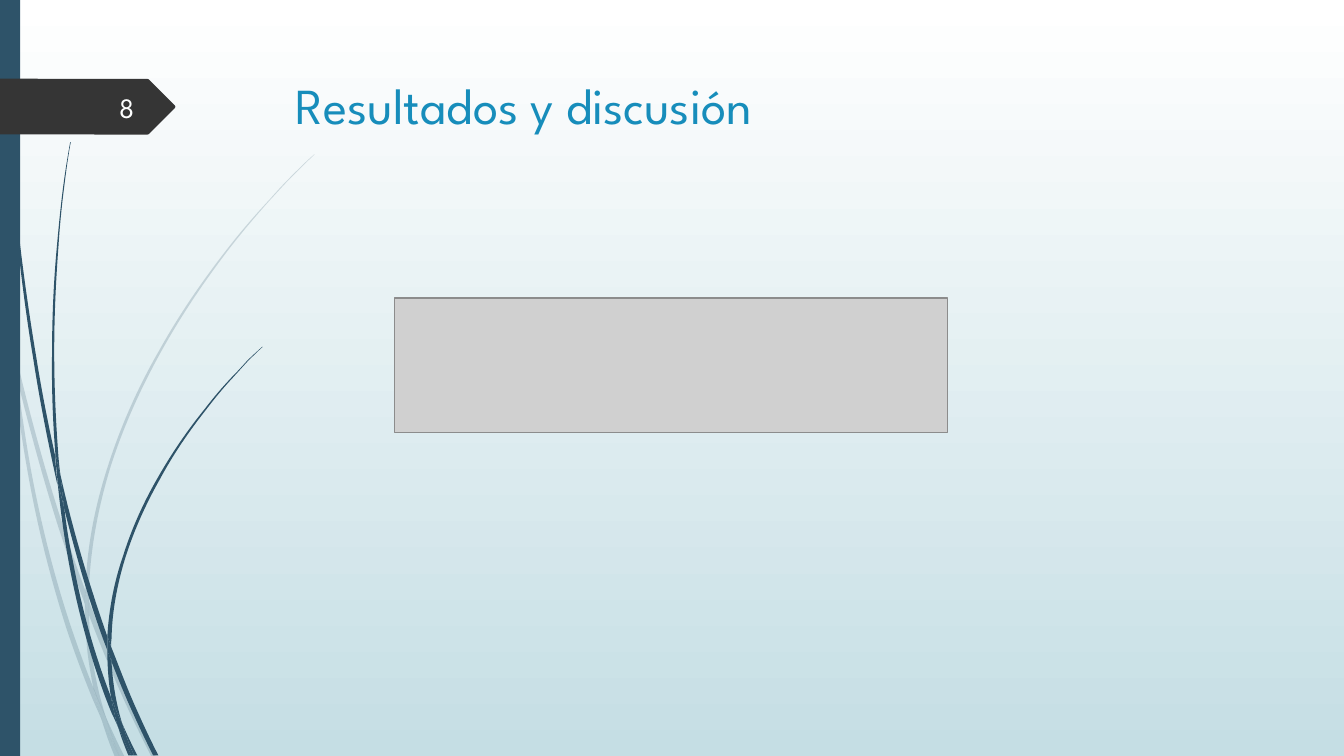
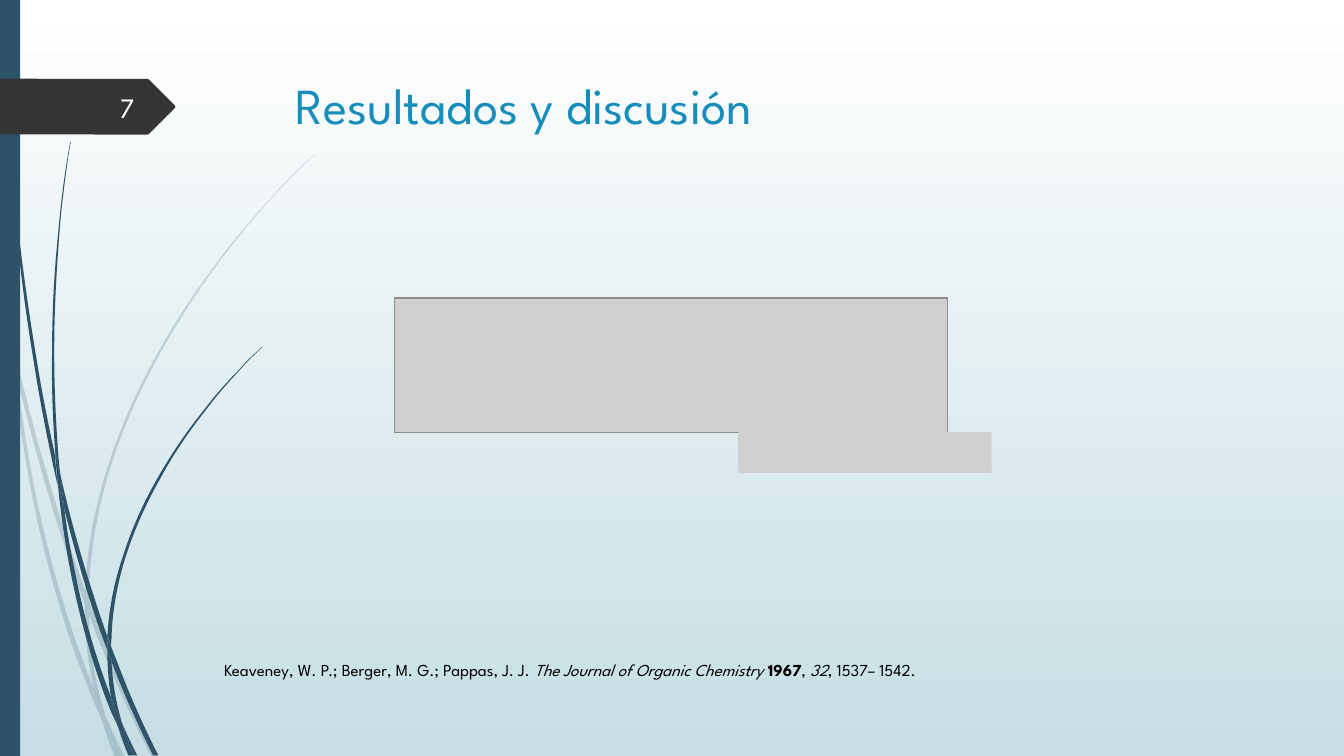
Before and after one commit to jsbarbosa/organica3, a slide deck: slide 7 of 3-Ozonolisis/seminario/Ozonolisis.pptx (slide 8 before the commit). Drawn at 1344x756 pixels with LibreOffice and Linux fonts; fonts in the diff are those of the drawing; grey boxes stand for pictures. Boxes give left, top, right and bottom in pixels: in the first picture for what was removed or moved away, otherwise in the second. Text is boxed around its words. In the diff, an @@ line names an element or a change of style, - is before the commit and + after.

```diff
--- a/3-Ozonolisis/seminario/Ozonolisis.pptx
+++ b/3-Ozonolisis/seminario/Ozonolisis.pptx
@@ page number at (120, 99, 134, 118): text changed @@
-8
+7
@@ picture added at (738, 433, 992, 473) @@
@@ text added at (224, 664, 915, 680), 12 pt, text #000000 @@
+Keaveney, W. P.; Berger, M. G.; Pappas, J. J. The Journal of Organic Chemistry 1967, 32, 1537– 1542.
```
Also in this commit, not shown: 6 other slides changed, 1 slide removed.
